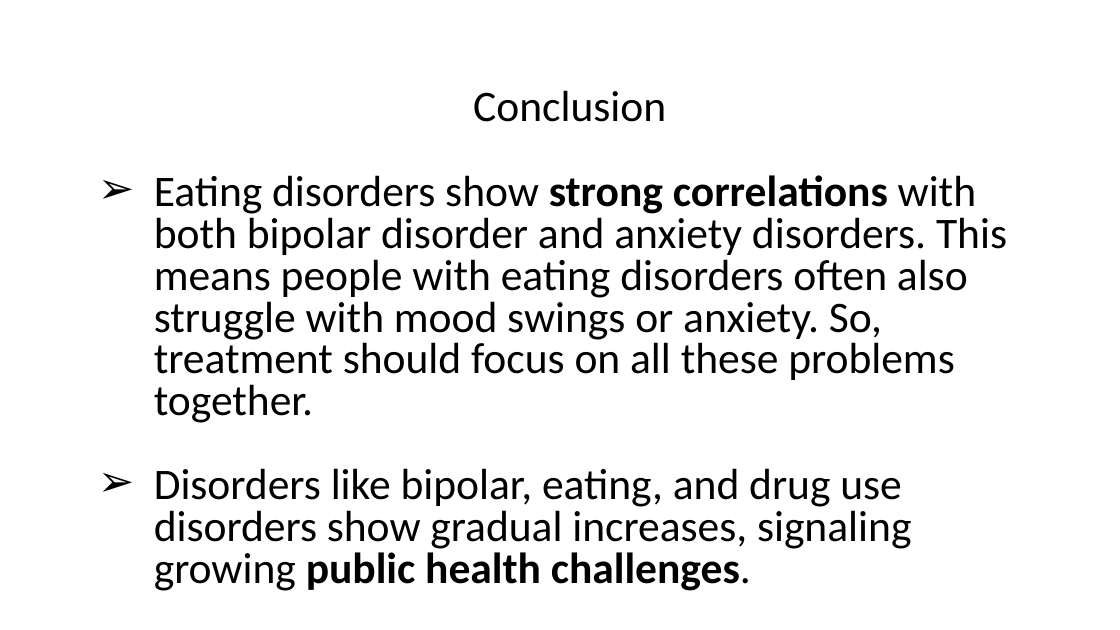
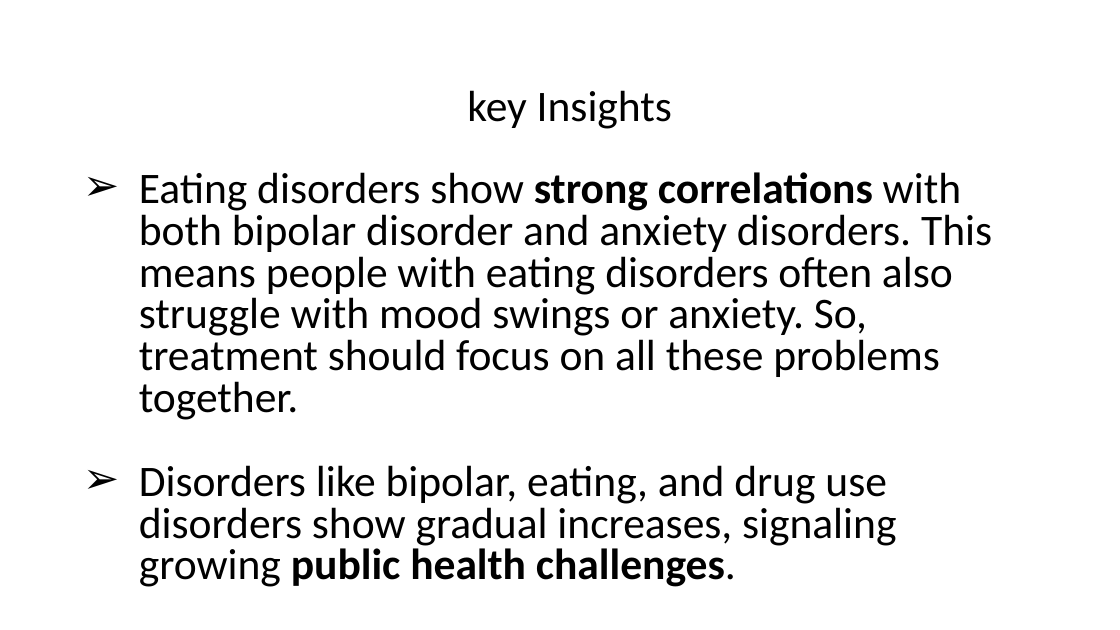
Before and after one commit to Sridhar-MSinDS/Health-Information-Technology-750, a slide deck: slide 31 of FinalPresentation_Team3_HIT750.pptx (slide 30 before the commit). Drawn at 1120x630 pixels with LibreOffice and Linux fonts; fonts in the diff are those of the drawing; background and template pictures are left out. Boxes give left, top, right and bottom in pixels: in the first picture for what was removed or moved away, otherwise in the second. Text is boxed around its words. In the diff, an @@ line names an element or a change of style, - is before the commit and + after.

```diff
--- a/FinalPresentation_Team3_HIT750.pptx
+++ b/FinalPresentation_Team3_HIT750.pptx
@@ text at bbox=[467, 90, 672, 129]: text changed @@
-Conclusion
+key Insights
@@ text "Eating disorders show strong correlations ...": place and size @@
-text "Eating disorders show strong correlations ..." at bbox=[154, 175, 1007, 591]
+text "Eating disorders show strong correlations ..." at bbox=[139, 172, 992, 587]
```
Also in this commit, not shown: 2 other slides changed, 18 slides added, 5 slides removed.
